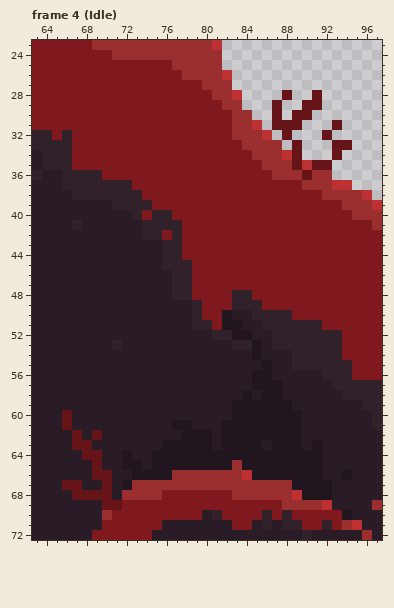
One commit to this pixel-art file: assets/entities/grove_guardian/grove_guardian_2.0.aseprite. Above is the file before it was changed.
128x128 pixels, 9 frames. Colours within 5 levels of each other are drawn and written as one. Shown: frame 4 (Idle): x 63..97, y 23..72. The commit also changed other frames or places, which this record leaves out.
Once edited:
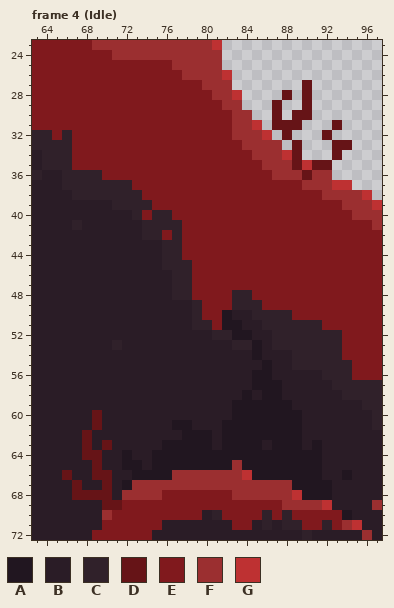
Palette (. is transparent): A #211620  B #2a1c26  C #30212a  D #661417  E #80191d  F #9b2f30  G #be3132
Author's note on the commit: updated idle animation
Changes in this commit:
Changed rows in their new state; - is an unchanged pixel.
Frame 4 (Idle), layer "Grass":
first column x 90:
27 D-
28 D.
29 -.
first column x 66:
60 B--D-
61 B--D-
62 -BDB-
63 -B--D
66 D----
67 B----
Boxes around the changes in both pictures, in picture pixels (x1, y1, x2, y2):
changed: (302, 80, 322, 110)
changed: (62, 410, 112, 490)
